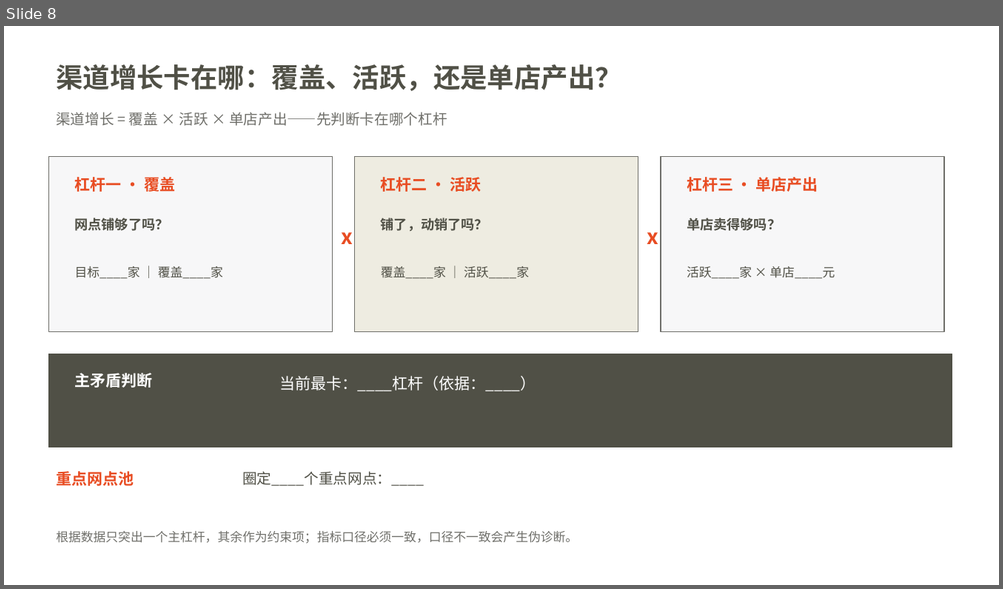
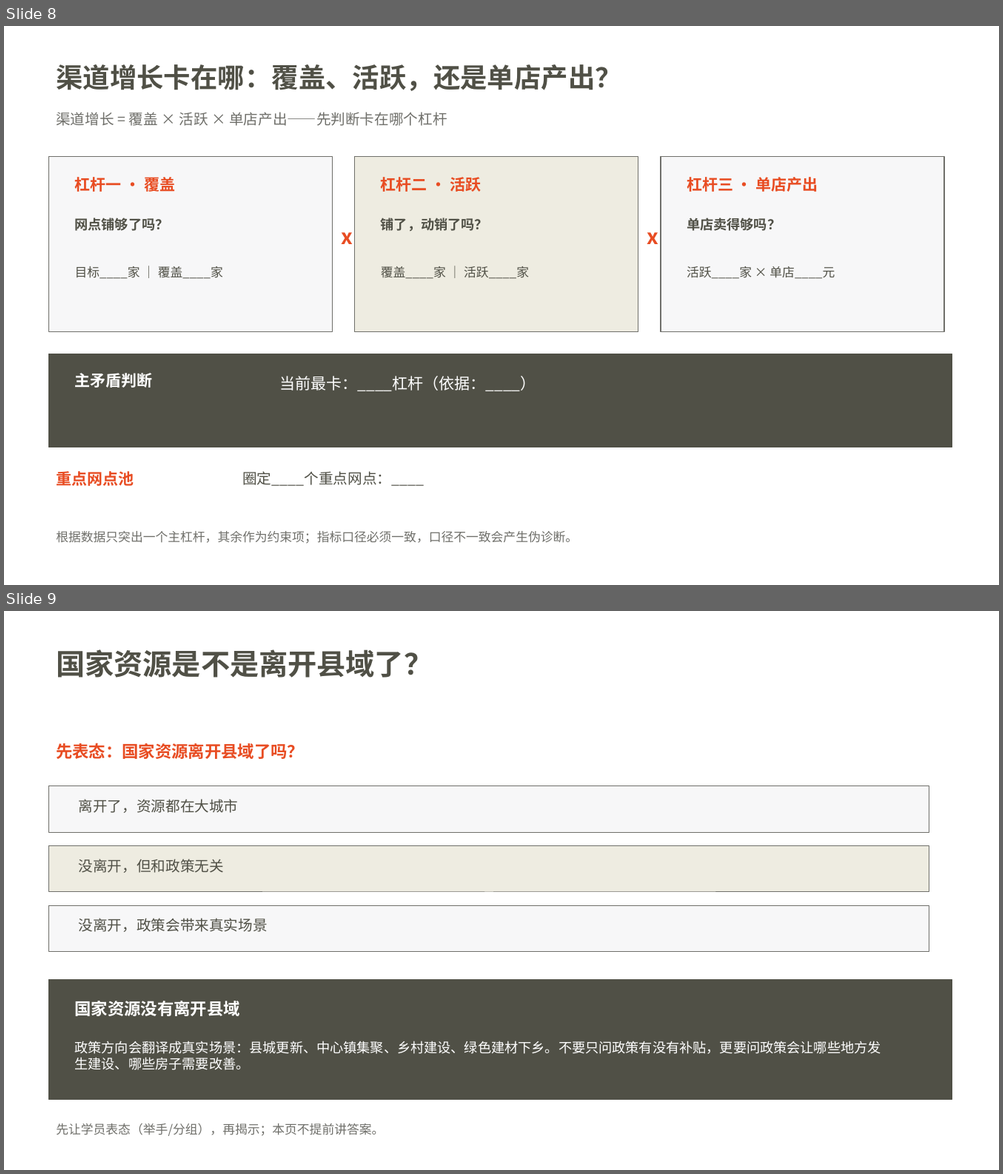
Before and after one commit to swefner/company-ppt-skills, a slide deck: domains/yuhong/assets/components/yuhong-county-course-components-branded.pptx. Shown one above the other, each under a label of ours: slide 8 before the commit, slides 8 and 9 after it. The pictures are 1003x589 and 1003x1174 pixels, drawn with LibreOffice and Linux fonts; fonts in the diff are those of the drawing; background and template pictures are left out. Boxes give left, top, right and bottom in pixels: in the first picture for what was removed or moved away, otherwise in the second. Text is boxed around its words. In the diff, an @@ line names an element or a change of style, - is before the commit and + after.

Commit message:
End-to-end pipeline validation: I1 Ask-Then-Reveal as first interactive source page
Full production line run: registry one-line change (I1 card -> executable) -> build-i1.ps1 (ASCII script, theme tokens) on work copy -> slide 9 (id 264#) -> structural verify (12 objects, token colors only) -> render preview component-09.png -> generator updates index (25) + catalog (9 executable, deck SHA 1DD3E475) -> contact sheet 9 cells -> promote to official deck -> slot contract + build contract SHA synced. Validates: one registry edit + three commands now yields a fully registered executable component.

```diff
--- a/domains/yuhong/assets/components/yuhong-county-course-components-branded.pptx
+++ b/domains/yuhong/assets/components/yuhong-county-course-components-branded.pptx
@@ slide 9 added at (x1=4, y1=611, x2=999, y2=1170), background picture (left out) @@
@@ text added at (x1=56, y1=649, x2=432, y2=678), 28 pt, text #505046, bold @@
+国家资源是不是离开县域了？
@@ text added at (x1=56, y1=743, x2=304, y2=759), 16 pt, text #E84C22, bold @@
+先表态：国家资源离开县域了吗？
@@ rectangle added at (x1=48, y1=786, x2=929, y2=832), fill #F7F7F8, outline #6F6F6A 0.75 pt @@
@@ text added at (x1=79, y1=799, x2=239, y2=813), 14 pt, text #505046 @@
+离开了，资源都在大城市
@@ rectangle added at (x1=48, y1=846, x2=929, y2=892), fill #EEECE1, outline #6F6F6A 0.75 pt @@
@@ text added at (x1=79, y1=859, x2=224, y2=873), 14 pt, text #505046 @@
+没离开，但和政策无关
@@ rectangle added at (x1=48, y1=906, x2=929, y2=952), fill #F7F7F8, outline #6F6F6A 0.75 pt @@
@@ text added at (x1=79, y1=918, x2=267, y2=932), 14 pt, text #505046 @@
+没离开，政策会带来真实场景
@@ rectangle added at (x1=48, y1=980, x2=951, y2=1099), fill #505046, outline #505046 0.75 pt @@
@@ text added at (x1=75, y1=1001, x2=240, y2=1017), 16 pt, text #FFFFFF, bold @@
+国家资源没有离开县域
@@ text added at (x1=75, y1=1041, x2=881, y2=1071), 13 pt, text #FFFFFF @@
+政策方向会翻译成真实场景：县城更新、中心镇集聚、乡村建设、绿色建材下乡。不要只问政策有没有补贴，更要问政策会让哪些地方发生建设、哪些房子需要改善。
@@ text added at (x1=56, y1=1124, x2=384, y2=1136), 12 pt, text #6F6F6A @@
+先让学员表态（举手/分组），再揭示；本页不提前讲答案。
```
Also in this commit, not shown: 12 other files.
